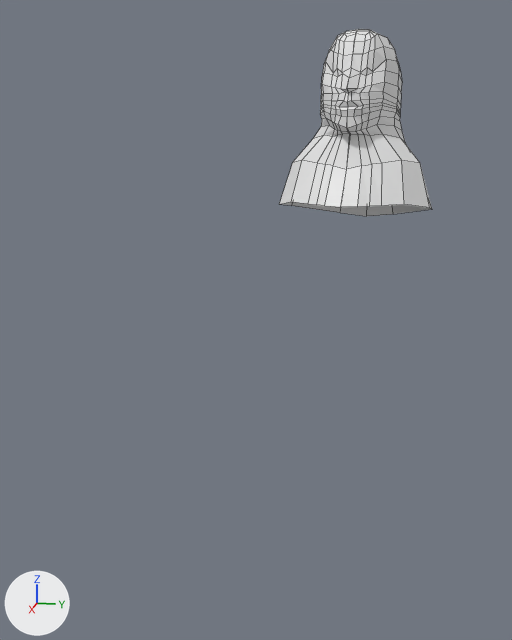
One commit to the Blender file upside.blend: the scene before it, then after it.
Rendered twice from a camera (50 mm lens) standing at (9.63, 1.57, 2.04) and looking at (1.57, -0.04, 0.03). Lighting does not change. The marker at lower left points along +X, +Y and +Z. Mesh edges are drawn as thin lines.
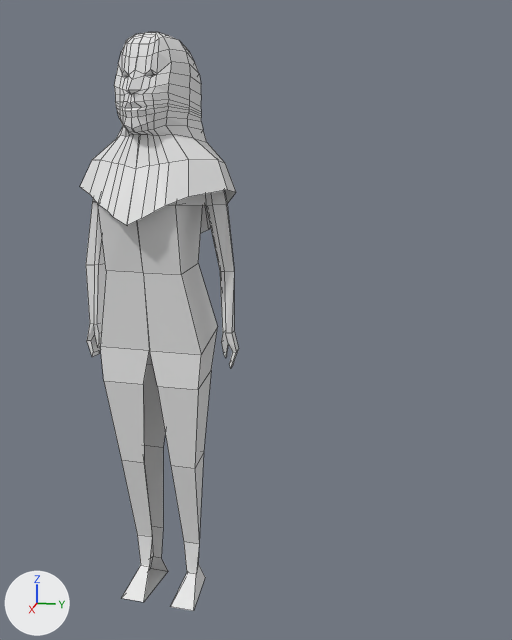
Commit message: ADD: Characters body

What differs and where, as boxes (x1, y1, x2, y2) in the pictures (512 x 640 px; the box of a moved part takes in the faces that stretch with it):
'Cube.001', added
    after: (86, 190, 239, 611)
'Cube', reshaped, moved (7% taller)
    before: (279, 29, 432, 216)
    after: (80, 32, 236, 233)
part 1 of me_cube, moved or reshaped
    before: (279, 134, 432, 216)
    after: (80, 135, 236, 233)
part 2 of me_cube, built on
    before: (333, 68, 373, 77)
    after: (122, 69, 157, 78)

What changed in the scene script:
```text
Change me_cube:
    where me_cube.from_pydata(...)  # 152 vertices, 129 faces; spans x -0.04..4.02, y -0.88..0.62, z -0.7..1.27
    used by ob_cube; location = (1.34, 1.11, 1.95); rotation_euler = (-3.219, -9.423, 4.576), in degrees (-184, 180, 262); scale = (0.208, 1.0, 1.0)
    verts and faces of me_cube; kept vertices keep their numbers, new ones are numbered from 152
    before: 1 (1.56, 0.6, -0.66) at pixel (393, 214), 3 (0.82, -0.87, -0.58) at pixel (357, 206), 5 (0.0, 0.62, -0.7) at pixel (366, 216), 7 (0.01, -0.88, -0.59) at pixel (340, 207), 10 (4.02, -0.32, -0.57) at pixel (429, 207)
    before: 24 (3.37, -0.28, -0.11) at pixel (420, 163), 68 (2.92, -0.62, -0.55) at pixel (404, 204), 81 (3.94, 0.13, -0.59) at pixel (432, 209), 85 (3.04, 0.12, -0.12), 121 (1.87, -0.74, -0.56) at pixel (381, 205)
    before: 147 (1.34, -0.8, -0.57) at pixel (369, 206)
    before: 18 (0.46, -0.64, 0.78) at pixel (360, 72), 103 (0.45, -0.64, 0.77) at pixel (360, 73), 110 (1.0, -0.58, 0.79) at pixel (372, 71), 123 (1.0, -0.59, 0.77) at pixel (372, 72), 134 (0.74, -0.63, 0.82) at pixel (367, 67)
    before: 145 (0.72, -0.62, 0.74) at pixel (366, 75)
    me_cube part 1
    add verts[1] = (1.51, 0.61, -0.88)  # moved, pixel (208, 229)
    add verts[3] = (0.82, -0.85, -0.72)  # moved, pixel (141, 218)
    add verts[5] = (0.0, 0.64, -1.01)  # moved
    add verts[7] = (-0.01, -0.87, -0.8)  # moved, pixel (126, 225)
    add verts[10] = (4.43, -0.32, -0.4)  # moved, pixel (227, 189)
    add verts[24] = (3.76, -0.27, -0.08)  # moved, pixel (218, 160)
    add verts[85] = (3.43, 0.13, -0.09)  # moved, pixel (225, 163)
    add verts[68] = (2.87, -0.62, -0.48)  # moved, pixel (188, 196)
    add verts[81] = (4.08, 0.13, -0.41)  # moved, pixel (236, 192)
    add verts[121] = (1.89, -0.78, -0.59)  # moved, pixel (164, 206)
    add verts[147] = (1.34, -0.8, -0.65)  # moved, pixel (153, 211)
    me_cube part 2
    add delete_faces([(18, 103, 145, 134), (110, 134, 145, 123)])
    add verts[152] = (0.68, -0.54, 0.78)  # pixel (153, 74)
    add faces += [(103, 145, 152), (123, 152, 145), (110, 134, 152, 123), (18, 103, 152, 134)]
Add me_cube_002:
    me_cube_002.from_pydata(...)  # 76 vertices, 62 faces; spans x -0.64..0.47, y -0.01..1.63, z -1.08..0.98
Change ob_cube:
    ob_cube.location: (1.34, 1.11, 1.95) -> (1.58, -1.12, 1.95)
Add ob_cube_001:
    ob_cube_001 = bpy.data.objects.new('Cube.001', me_cube_002)
    ob_cube_001.location = (1.89, -1.17, -0.67)
    ob_cube_001.rotation_euler = (0.0, 0.0, 6.213)  # degrees (0, 0, 356)
    ob_cube_001.scale = (1.0, 0.59, 2.7)
    _m = ob_cube_001.modifiers.new('Mirror', 'MIRROR')
    _m.use_axis = (False, True, False)
```
